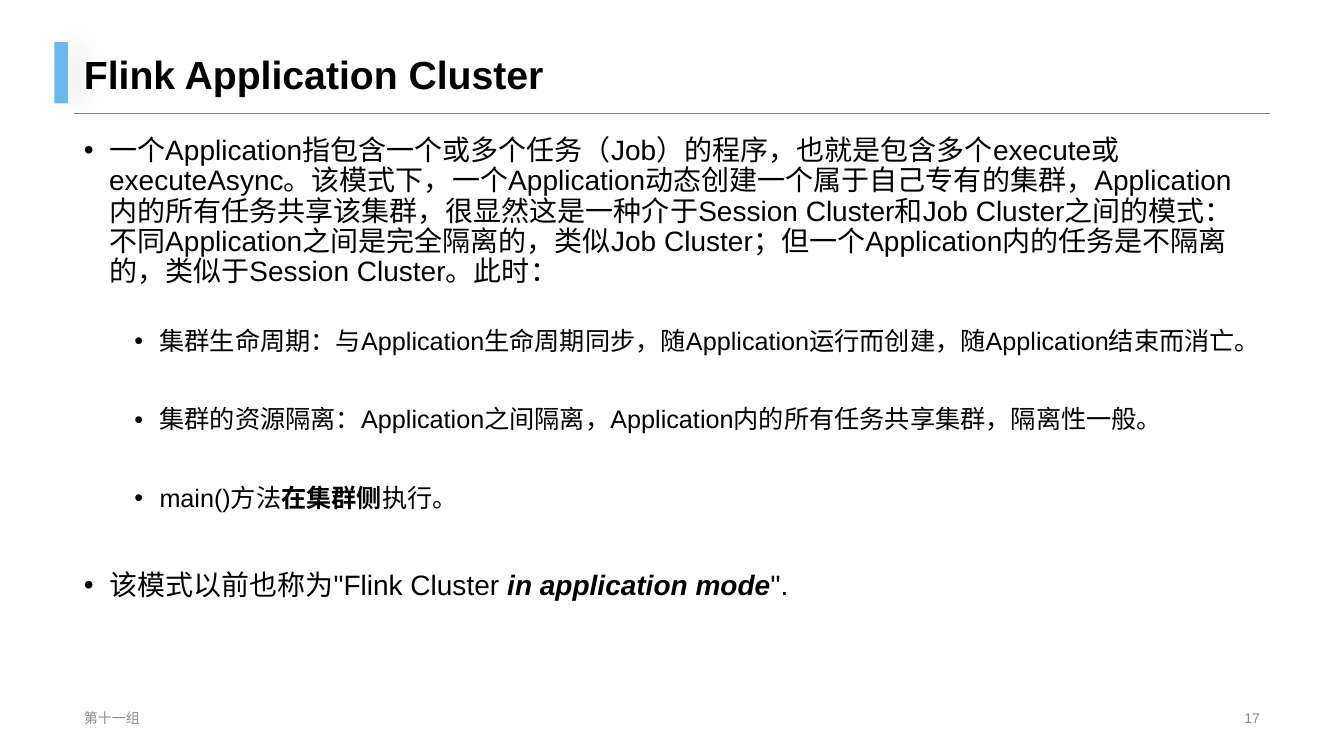
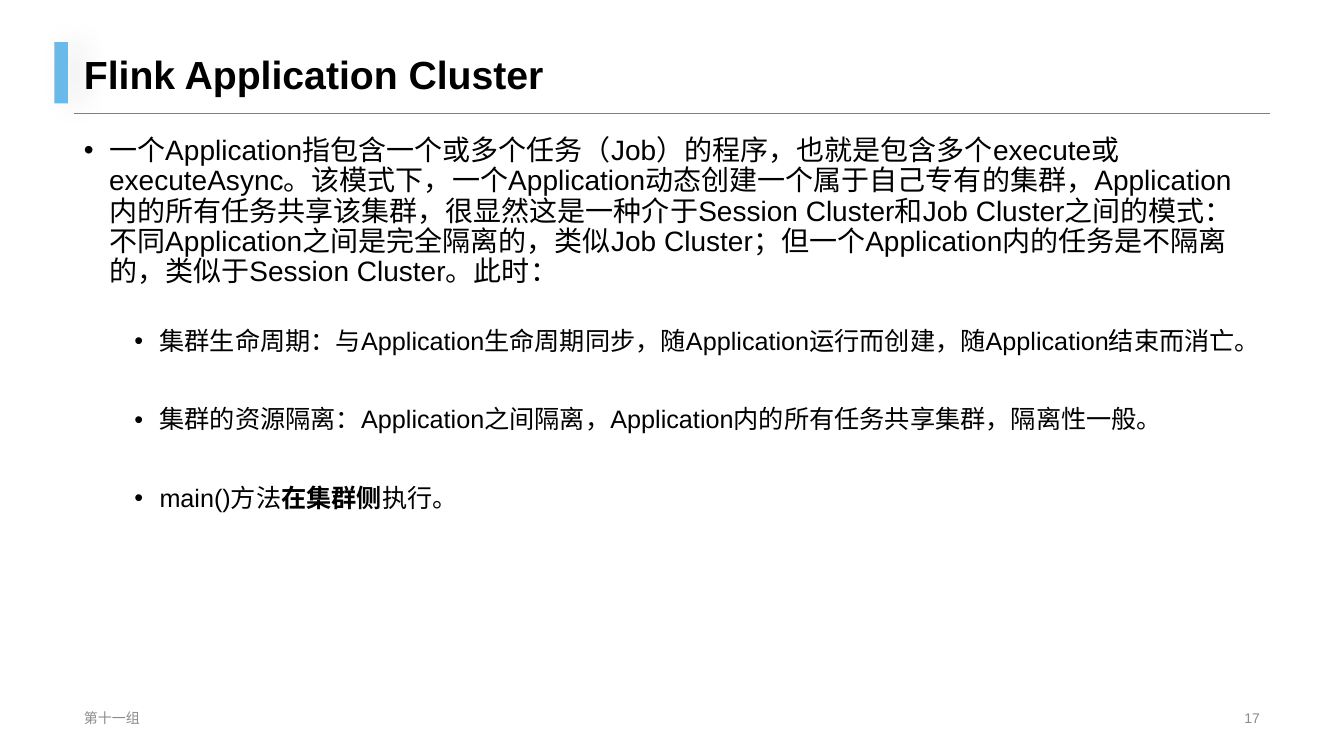
Before and after one commit to mongo-lab/cloud-research, a slide deck: slide 17 of 汇报ppt/项目周汇报-11组-第四次.pptx. Drawn at 1344x756 pixels with LibreOffice and Linux fonts; fonts in the diff are those of the drawing; background and template pictures are left out. Boxes give left, top, right and bottom in pixels: in the first picture for what was removed or moved away, otherwise in the second. Text is boxed around its words. In the diff, an @@ line names an element or a change of style, - is before the commit and + after.

```diff
--- a/汇报ppt/项目周汇报-11组-第四次.pptx
+++ b/汇报ppt/项目周汇报-11组-第四次.pptx
@@ text at (109,571,789,600): paragraph removed @@
-• 该模式以前也称为"Flink Cluster in application mode".
```
Also in this commit, not shown: 4 other slides changed, 18 other files.
